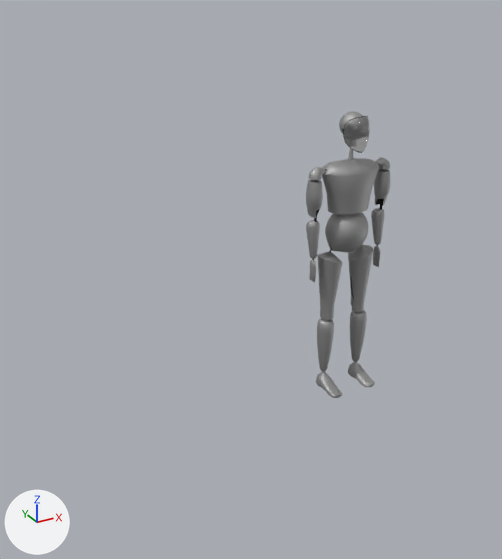
Before and after pictures for a commit that changed the glTF model Assets/Android/Android-Prop.glb.
The view is the same before and after, from a 50 mm lens placed at (-2.43, -3.22, 2.44), pointed at (-0.68, -0.04, 0.86). Every picture has the same lights, and +X, +Y and +Z are marked at lower left. Objects named as collision shapes, trigger or cutter boxes, shadow casters or lower levels of detail are left out. Where no turn or scale is listed for an object, it has been applied to the vertices.

Names of what the first picture shows: 'LOD0.001'.
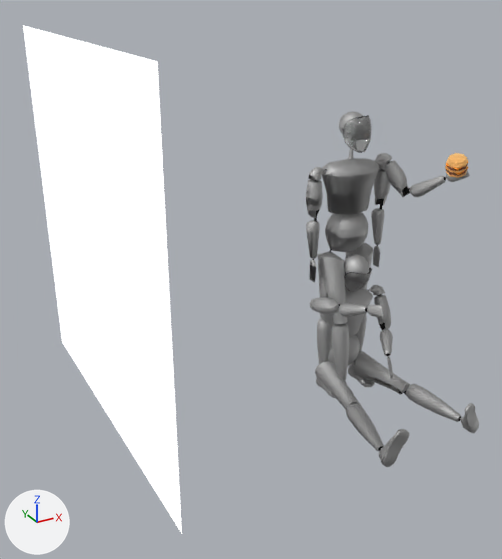
Pixel boxes (x1, y1, x2, y2) of what changed, in the pictures (502 x 559 px):
'Plane', added
    after: (23, 25, 182, 534)
'LOD0.002', added
    after: (309, 254, 479, 467)
    faces in mat_metal_aluminum (grey #adadad): (309, 254, 479, 467)
    faces in mat_glass (white #e7e7e7): (344, 268, 372, 292)
'AndroidProp-walkpoint', added
    after: (306, 112, 470, 407)
    faces in mat_metal_aluminum (grey #adadad): (306, 112, 470, 407)
    faces in mat_glass (white #e7e7e7): (363, 116, 372, 152)
'bunBottom', added (orange)
    after: (445, 153, 468, 178)
    faces in mat_brownlight (beige #fcdb9d): (446, 153, 468, 178)
'LOD0.001', unchanged, covered by the edit
    both: (306, 111, 390, 398)

Edits to the bpy script that builds the scene:
```text
Add mat_white_emission:
    mat_white_emission = principled_material('White_Emission')
    mat_white_emission.base_color = (0.8, 0.8, 0.8)  # white #e7e7e7
    mat_white_emission.emission_strength = 1.0
Add mat_browndark:
    mat_browndark = principled_material('brownDark')
    mat_browndark.base_color = (0.448, 0.192, 0.116)  # orange #b37960
    mat_browndark.metallic = 1.0
    mat_browndark.roughness = 1.0
Add mat_yellow:
    mat_yellow = principled_material('yellow')
    mat_yellow.base_color = (0.961, 0.523, 0.0435)  # orange #fbbf3b
    mat_yellow.metallic = 1.0
    mat_yellow.roughness = 1.0
Add mat_brownlight:
    mat_brownlight = principled_material('brownLight')
    mat_brownlight.base_color = (0.976, 0.711, 0.336)  # beige #fcdb9d
    mat_brownlight.metallic = 1.0
    mat_brownlight.roughness = 1.0
Add me_sphere_006:
    me_sphere_006.from_pydata(...)  # 2590 vertices, 4970 faces; spans x -0.349..0.358, y -0.926..0.113, z -0.253..0.64
    # faces by material slot: [4002, 752, 216]
    me_sphere_006.materials.append(mat_metal_aluminum)  # grey #adadad
    me_sphere_006.materials.append(mat_black_matte)  # black #000000
    me_sphere_006.materials.append(mat_glass)  # white #e7e7e7
Add me_plane:
    me_plane.from_pydata([(0.0, -1.0, 1.0), (0.0, -1.0, -1.0), (0.0, 1.0, 1.0), (0.0, 1.0, -1.0)], [], [(0, 1, 3), (0, 3, 2)])
    me_plane.materials.append(mat_white_emission)  # white #e7e7e7
Add me_sphere_005:
    me_sphere_005.from_pydata(...)  # 2590 vertices, 4970 faces; spans x -0.29..0.45, y -0.5..0.38, z -1.09..0.66
    # faces by material slot: [4004, 750, 216]
    me_sphere_005.materials.append(mat_metal_aluminum)  # grey #adadad
    me_sphere_005.materials.append(mat_black_matte)  # black #000000
    me_sphere_005.materials.append(mat_glass)  # white #e7e7e7
Add me_mesh_bunbottom:
    me_mesh_bunbottom.from_pydata(...)  # 120 vertices, 232 faces; spans x -0.0753..0.0524, y -0.0725..0.054, z -0.0198..0.1014
    # faces by material slot: [116, 20, 96]
    me_mesh_bunbottom.materials.append(mat_brownlight)  # beige #fcdb9d
    me_mesh_bunbottom.materials.append(mat_yellow)  # orange #fbbf3b
    me_mesh_bunbottom.materials.append(mat_browndark)  # orange #b37960
Add ob_lod0_002:
    ob_lod0_002 = bpy.data.objects.new('LOD0.002', me_sphere_006)
    ob_lod0_002.location = (0.0, 0.0, 0.255)
Add ob_plane:
    ob_plane = bpy.data.objects.new('Plane', me_plane)
    ob_plane.location = (-1.56, 0.0, 1.183)
Add ob_androidprop_walkpoint:
    ob_androidprop_walkpoint = bpy.data.objects.new('AndroidProp-walkpoint', me_sphere_005)
    ob_androidprop_walkpoint.location = (0.0, 0.0, 1.071)
Add ob_bunbottom:
    ob_bunbottom = bpy.data.objects.new('bunBottom', me_mesh_bunbottom)
    ob_bunbottom.location = (0.38, -0.461, 1.442)
```
